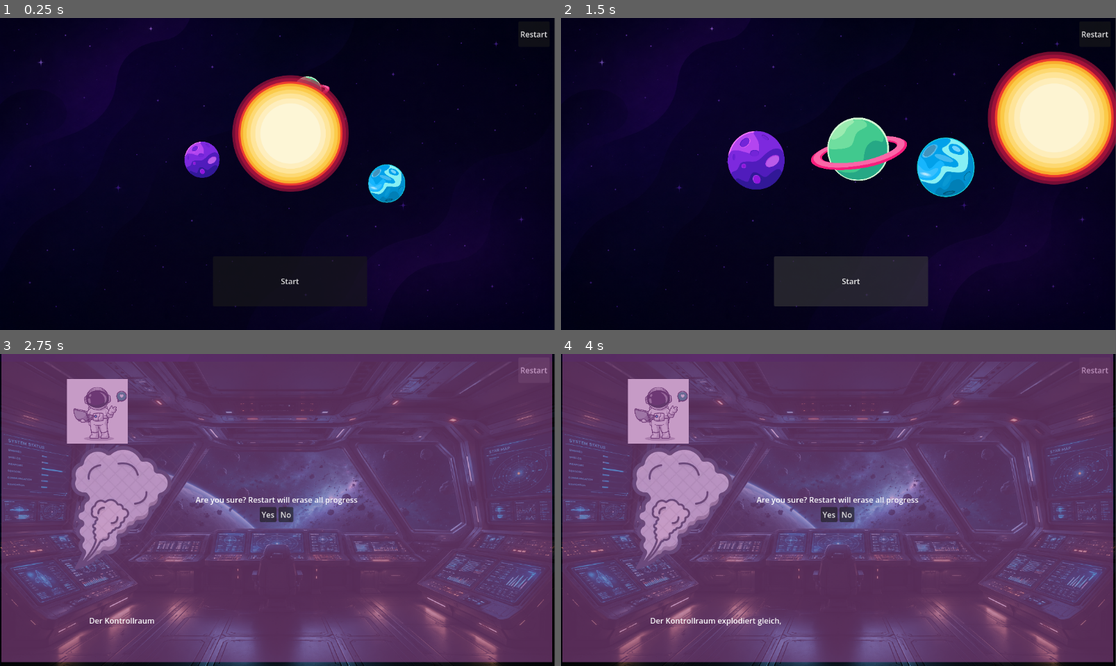
Above: before the commit, frames 1-4 (two rows, left to right).
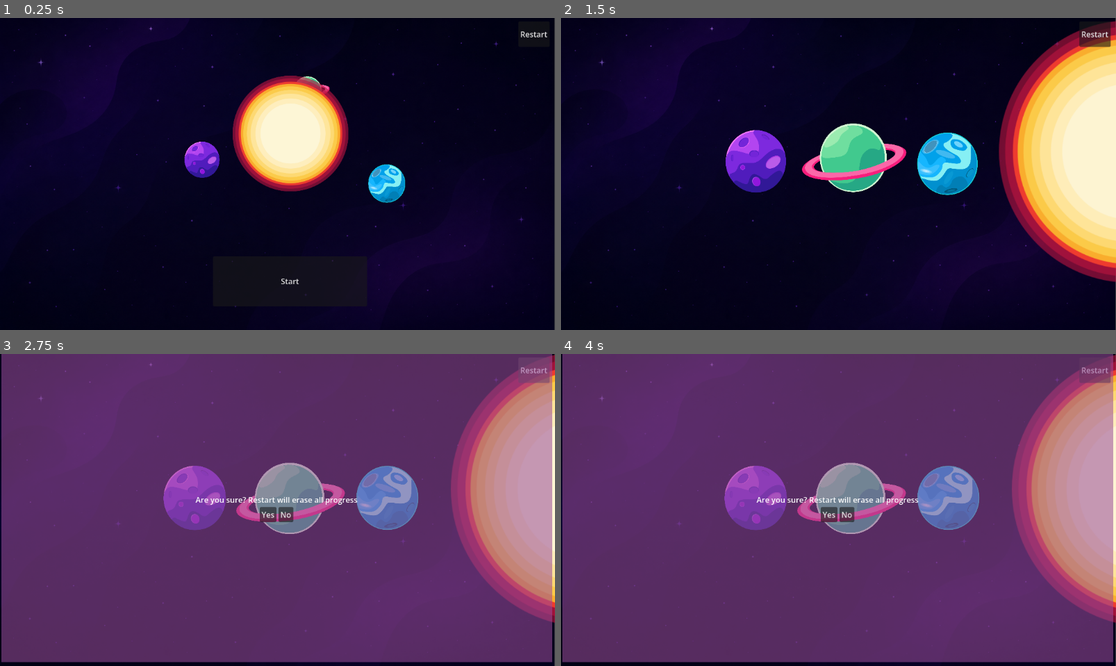
Above: after the commit, the same moments.

Repository: DanilLvov/GamificationTool
Game: Godot game, scene res://Scenes/Menu.tscn
The game is run twice, just before and just after one commit, with the same random seed, the same clock (stepped at 60 frames per second) and the same inputs.
Inputs (mouse positions are in pixels of both pictures, inside the frame that each line leads up to):
- Up to frame 1 (0.25 s): no input
- Up to frame 2 (1.5 s): click "Start" at 0.5 s; click (849, 280) at 1.25 s, where only the run before the commit has a clickable "Start"
- Up to frame 3 (2.75 s): click "Restart" at 2 s
- Up to frame 4 (4 s): click "Restart" at 2.75 s; click "Restart" at 3.5 s

The runs differ from the first frame. In frame 1, 0.3% of the frame differs, in the area x 41-63%, y 18-56%; in frame 2, 21%; in frame 3, 33%; in frame 4, 33%, in the area x 0-100%, y 0-100%.

Commit message:
Small edits and fixes

Diff:
--- a/Database/timeline.json
+++ b/Database/timeline.json
@@ -2,7 +2,7 @@
 	  "0": {
 		"name": "StartMenu",
 		"state": "START",
-		"next_scene": 2
+		"next_scene": 1
 	  },
 	  "1": {
 		"name": "SpecializationChoice",
--- a/Scenes/Menu.tscn
+++ b/Scenes/Menu.tscn
@@ -40,6 +40,16 @@
 offset_bottom = 60.0
 text = "Restart"
 
+[node name="GameEnd" type="PanelContainer" parent="." unique_id=898184270]
+visible = false
+offset_right = 1154.0
+offset_bottom = 643.0
+
+[node name="Label" type="Label" parent="GameEnd" unique_id=396480100]
+layout_mode = 2
+text = "Thanks For playing!"
+horizontal_alignment = 1
+
 [node name="RestartMenu" type="PanelContainer" parent="." unique_id=1349227946]
 visible = false
 z_index = 3
@@ -74,6 +84,7 @@
 
 [node name="RestartWarning" type="Label" parent="." unique_id=1798436796]
 visible = false
+z_index = 6
 offset_left = 486.0
 offset_top = 19.0
 offset_right = 746.0
--- a/Scripts/menu.gd
+++ b/Scripts/menu.gd
@@ -17,6 +17,7 @@
 @onready var restart_menu := $RestartMenu
 @onready var start_screen := $StartScreen
 @onready var restart_warning := $RestartWarning
+@onready var end_screen := $GameEnd
 
 
 # Restart timer vars:
@@ -101,6 +102,7 @@
 
 func _on_start_button_pressed() -> void:
 	print("pressed start button")
+	start_button.visible = false
 	var _waiter = await start_screen._start_pressed()
 	_next_game_step()
 
@@ -150,11 +152,15 @@
 		GameState.MINIGAME:
 			minigame_manager.visible = true
 		GameState.SPECIALIZATION_CHOICE:
+			start_screen.visible = true
 			#TODO: Nils: planet_choice elements need to be shown with: .visible = true
-			_next_game_step()
+			#_next_game_step()
+		GameState.END:
+			end_screen.visible = true
 
 # TODO: Add every new scene object to this function but we never hide restart button
 func _hide_all_objects() -> void:
+	end_screen.visible = false
 	start_screen.visible = false
 	minigame_manager.visible = false
 	cutscene_manager.visible = false
--- a/Scripts/start_screen.gd
+++ b/Scripts/start_screen.gd
@@ -1,11 +1,15 @@
 extends Node2D
 
+# Variables for smooth transition
 var transition_speed := 1.0
 var start_transition = false
+var finished_transition = false
+
 var sun_time := 0.0
-var sun_transition_target := Vector2 (1120, 200)
+var sun_transition_target := Vector2 (1220, 280)
+var sun_scale = Vector2 (0.5, 0.5)
+@onready var sun = $Sun1
 
-@onready var sun = $Sun1
 # All changes to planets behaviour go here
 @onready var planets = [
 {	"center": Vector2(600, 260),
@@ -54,39 +58,37 @@
 
 
 func _process(delta: float) -> void:
+	# Sun pulsing
 
-	if start_transition:
-		pass
-
-	else:
+	if not start_transition:
 		# Sun pulsing
 		sun_time += delta
 		var pulse := (sin(sun_time * 2.0) + 1.0) / 2.0
-		sun.scale = Vector2.ONE * lerp(0.49, 0.52, pulse)
+		sun.scale = Vector2.ONE * lerp(sun_scale.x - 0.02, sun_scale.x + 0.02 , pulse)
 		sun.modulate = Color(1.0, 1.0, 1.0).lerp(Color(1.0, 0.92, 0.65), pulse * 0.25)
+		if not finished_transition:
+			# Planets movement
+			for planet in planets:
+				var angle = planet["angle"]
+				angle += planet["speed"] * delta
+				var current_position = planet["center"] + Vector2(
+					cos(angle) * planet["radius_x"],
+					sin(angle) * planet["radius_y"]
+				)
+				# Scaling planet
+				var t := scale_t_from_angle(angle)
+				planet["planet"].scale = Vector2.ONE * lerp(planet["scale_min"], planet["scale_max"], t)
 
-		# Planets movement
-		for planet in planets:
-			var angle = planet["angle"]
-			angle += planet["speed"] * delta
-			var current_position = planet["center"] + Vector2(
-				cos(angle) * planet["radius_x"],
-				sin(angle) * planet["radius_y"]
-			)
-			# Scaling planet
-			var t := scale_t_from_angle(angle)
-			planet["planet"].scale = Vector2.ONE * lerp(planet["scale_min"], planet["scale_max"], t)
+				# changing z of planet if in front or behind the sun
+				if fmod(angle, 2 * PI) > PI and planet["forward"]:
+					planet["forward"] = false
+					planet["planet"].z_index = -1
+				if fmod(angle, 2 * PI) < PI and not planet["forward"]:
+					planet["forward"] = true
+					planet["planet"].z_index = 1
 
-			# changing z of planet if in front or behind the sun
-			if fmod(angle, 2 * PI) > PI and planet["forward"]:
-				planet["forward"] = false
-				planet["planet"].z_index = -1
-			if fmod(angle, 2 * PI) < PI and not planet["forward"]:
-				planet["forward"] = true
-				planet["planet"].z_index = 1
-
-			planet["angle"] = angle
-			planet["planet"].position = current_position
+				planet["angle"] = angle
+				planet["planet"].position = current_position
 
 # Function for smooth scaling of planets
 func scale_t_from_angle(angle: float) -> float:
@@ -107,10 +109,14 @@
 	# tween.set_ease(Tween.EASE_IN_OUT)
 
 	tween.tween_property(sun, "position", sun_transition_target, transition_speed)
-	tween.parallel().tween_property(sun, "scale", Vector2 (0.6, 0.6), transition_speed)
+	sun_scale = Vector2 (1.2, 1.2)
+
+	tween.parallel().tween_property(sun, "scale", sun_scale, transition_speed)
 	for planet in planets:
 		tween.parallel().tween_property(planet["planet"], "position", planet["target_position"], transition_speed)
 		tween.parallel().tween_property(planet["planet"], "scale", planet["target_scale"], transition_speed)
 
 	await tween.finished
+	start_transition = false
+	finished_transition = true
 	return true
